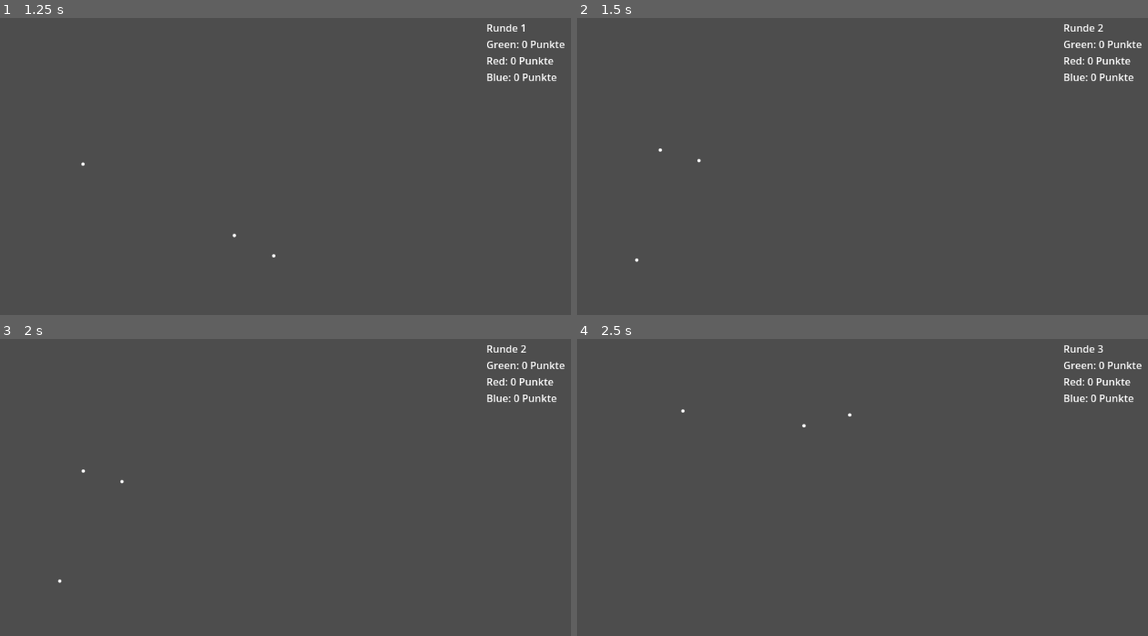
Above: before the commit, frames 1-4 (two rows, left to right).
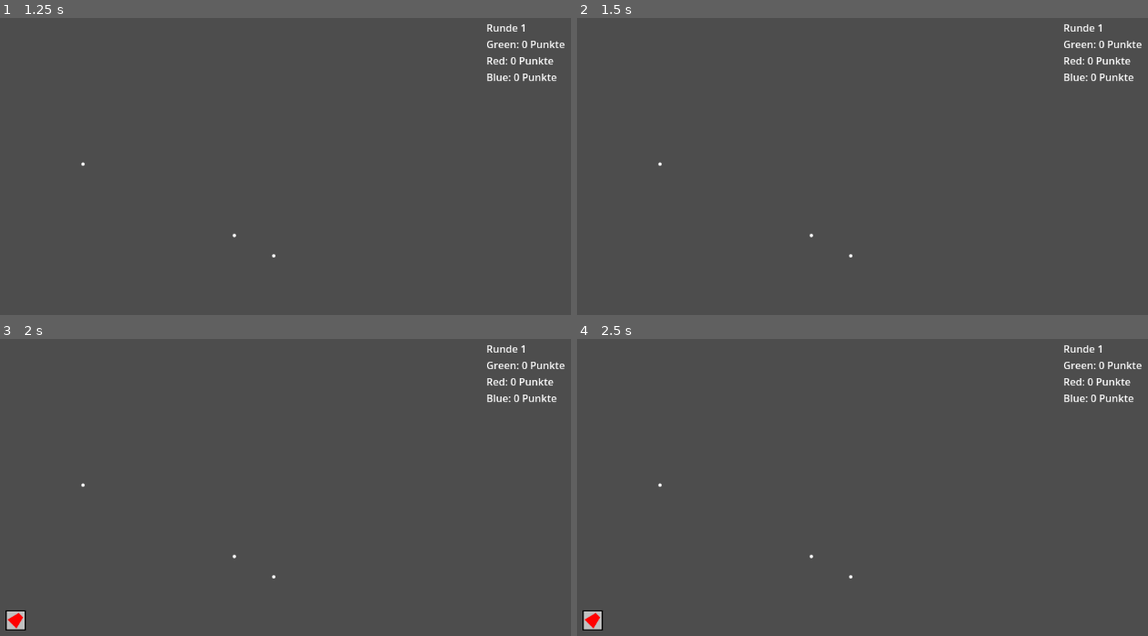
Above: after the commit, the same moments.

Repository: Georg2002/Achtung-die-Kurve
Game: Godot game, scene res://MainScene.tscn
Same seed, same stepped clock (60 frames per second), same inputs: the game is played once before the commit and once after it.
Inputs:
- Up to frame 1 (1.25 s): tap Enter at 0.5 s; hold Right (right) from 0.53 s (still down); tap Space (start) at 0.6 s
- Up to frame 2 (1.5 s): tap Space (start) at 1.25, 1.35 s; release Right (right) at 1.28 s; hold S from 1.28 s (still down)
- Up to frame 3 (2 s): keep holding S
- Up to frame 4 (2.5 s): tap Space (start) at 2, 2.1 s; release S at 2.03 s; hold Right (right) from 2.03 s (still down)

Frame 1 is identical in both runs. In frame 2, less than 0.1% of the frame differs, in the area x 10-93%, y 2-83%; in frame 3, 0.3%; in frame 4, 0.3%, in the area x 0-93%, y 2-99%.

Commit message:
added basic items

Diff:
--- a/CanvasTest.gd
+++ b/CanvasTest.gd
@@ -19,6 +19,8 @@
 var root_view_image : Image
 
 func detectCollision(player : Wurm):
+	if player.gapLengthTimer > 0:
+		return false##no collisions in gaps
 	var radius = player.playerWidth / 2
 	if (player.playerPosition.x < radius or
 	player.playerPosition.y < radius or
@@ -26,18 +28,33 @@
 	viewportSize.y - player.playerPosition.y < radius):
 		return true
 	for y in range(-radius, radius):
-		var x = 2
+		var x = max(player.playerWidth / 2, 2)
 		var offset = Vector2(x, y).rotated(player.playerRotation)
 		var testPos = player.playerPosition + offset
 		if (testPos.x < 0 or testPos.y < 0 or
 		testPos.x > viewportSize.x or testPos.y > viewportSize.y):
 			return true
 		var pixel = root_view_image.get_pixel(testPos.x, testPos.y)
-		#print(pixel)
 		if pixel != Color.BLACK:
 			print(pixel)
 			return true
 	return false
+
+func detectItemCollect(player : Wurm) -> Item:
+	for item in items:
+		var dist = (player.playerPosition - item.position).abs()
+		if dist.x > item.size.x / 2:
+			dist.x -= item.size.x / 2
+		else:
+			dist.x = 0
+		if dist.y > item.size.y / 2:
+			dist.y -= item.size.y / 2
+		else:
+			dist.y = 0
+		if dist.length() < player.playerWidth / 2:
+			return item
+	return null
+
 
 func findPlayer(i : int):
 	for player in players:
@@ -49,9 +66,12 @@
 	for player in players:
 		scoreLabel.text += "\n" + player.name + ": " + str(player.score) + " Punkte"
 
+var itemTimer = 1#0
+var items : Array[Item] = []
+var appliedItems : Array[Item] = []
 # Called every frame. 'delta' is the elapsed time since the previous frame.
 func _process(delta: float) -> void:
-	print(States.keys()[stateVar])
+	#print(States.keys()[stateVar])
 
 	var startPressed = Input.is_action_just_pressed("start")
 	viewport = node.get_viewport()
@@ -61,6 +81,18 @@
 	root_view_image = root_view_tex.get_image()
 
 	if stateVar == States.RUNNING:
+		itemTimer -= delta
+		if itemTimer < 0:
+			itemTimer = 10
+			var newItem = Item.getRandomItem()
+			newItem.position = Vector2(randf_range(Item.size.x, viewportSize.x - Item.size.x),
+			 randf_range(Item.size.y, viewportSize.y - Item.size.y))
+			items.append(newItem)
+		for item in appliedItems:
+			item.doTimestep(delta)
+			if item.isFinished():
+				appliedItems.remove_at(appliedItems.find(item))
+
 		if startPressed:
 			stateVar = States.PAUSED
 			startPressed = false
@@ -76,12 +108,30 @@
 					player.dead = detectCollision(player)
 				if deadTimer > 0:
 					player.move(delta / steps)
+					var collectedItem = detectItemCollect(player)
+					if collectedItem != null:
+						items.remove_at(items.find(collectedItem))
+						if collectedItem.effectType == Item.EffectTypes.POSITIVE:
+							collectedItem.apply(player)
+							player.items.append(collectedItem)
+						elif collectedItem.effectType == Item.EffectTypes.NEGATIVE:
+							appliedItems.append(collectedItem)
+							for otherPlayer in players:
+								if otherPlayer == player:
+									continue
+								collectedItem.apply(otherPlayer)
+								otherPlayer.items.append(collectedItem)
+						elif collectedItem.effectType == Item.EffectTypes.UNIVERSAL:
+							appliedItems.append(collectedItem)
+							for otherPlayer in players:
+								collectedItem.apply(otherPlayer)
+								otherPlayer.items.append(collectedItem)
 
 			if player.dead:
 				playersAlive -= 1
 				deadTimer -= delta
-				if playersAlive == 1:
-					stateVar = States.END
+			#if playersAlive == 1:
+				#stateVar = States.END
 
 	if stateVar == States.PAUSED and startPressed:
 		stateVar = States.RUNNING
@@ -117,6 +167,7 @@
 	if stateVar == States.END_WAITFORCLEAR and Input.is_action_just_pressed("start"):
 		draw_rect(get_viewport_rect(), Color.BLACK, true)
 		stateVar = States.START
+		items.clear()
 		return
 
 	for player in players:
--- /dev/null
+++ b/ItemFatNegative.gd
@@ -0,0 +1,21 @@
+extends Item
+
+class_name ItemFatNegative
+
+func _init():
+	self.texture = ImageTexture.create_from_image(Image.load_from_file("ItemFatNegative.png"))
+	self.effectType = EffectTypes.NEGATIVE
+	pass
+
+func apply(player : Wurm) -> void:
+	player.playerWidth *= 2
+	player.velocity *= 1.5
+	player.omega /= 1.2
+	self.timer = 10
+	pass
+
+func unapply(player : Wurm) -> void:
+	player.playerWidth /= 2
+	player.velocity /= 1.5
+	player.omega *= 1.2
+	pass
--- /dev/null
+++ b/ItemFatPositive.gd
@@ -0,0 +1,21 @@
+extends Item
+
+class_name ItemFatPositive
+
+func _init():
+	self.texture = ImageTexture.create_from_image(Image.load_from_file("ItemFatPositive.png"))
+	self.effectType = EffectTypes.POSITIVE
+	pass
+
+func apply(player : Wurm) -> void:
+	player.playerWidth *= 2
+	player.velocity *= 1.5
+	player.omega /= 1.2
+	self.timer = 10
+	pass
+
+func unapply(player : Wurm) -> void:
+	player.playerWidth /= 2
+	player.velocity /= 1.5
+	player.omega *= 1.2
+	pass
--- /dev/null
+++ b/ItemThinNegative.gd
@@ -0,0 +1,21 @@
+extends Item
+
+class_name ItemThinNegative
+
+func _init():
+	self.texture = ImageTexture.create_from_image(Image.load_from_file("ItemThinNegative.png"))
+	self.effectType = EffectTypes.NEGATIVE
+	pass
+
+func apply(player : Wurm) -> void:
+	player.playerWidth /= 2
+	player.velocity /= 2
+	player.omega *= 1.2
+	self.timer = 10
+	pass
+
+func unapply(player : Wurm) -> void:
+	player.playerWidth *= 2
+	player.velocity *= 2
+	player.omega /= 1.2
+	pass
--- /dev/null
+++ b/ItemThinPositive.gd
@@ -0,0 +1,21 @@
+extends Item
+
+class_name ItemThinPositive
+
+func _init():
+	self.texture = ImageTexture.create_from_image(Image.load_from_file("ItemThinPositive.png"))
+	self.effectType = EffectTypes.POSITIVE
+	pass
+
+func apply(player : Wurm) -> void:
+	player.playerWidth /= 2
+	player.velocity /= 2
+	player.omega *= 1.2
+	self.timer = 10
+	pass
+
+func unapply(player : Wurm) -> void:
+	player.playerWidth *= 2
+	player.velocity *= 2
+	player.omega /= 1.2
+	pass
--- a/Items.gd
+++ b/Items.gd
@@ -1,14 +1,27 @@
-extends Node2D
+class_name Item
 
-class_name Items
+enum EffectTypes {POSITIVE, NEGATIVE, UNIVERSAL}
 
 var id : int
+var timer : float
 
-# Called when the node enters the scene tree for the first time.
-func _ready() -> void:
-	pass # Replace with function body.
+var texture : ImageTexture
+var position : Vector2
+var effectType : EffectTypes
+static var size : Vector2 = Vector2(32, 32)
 
+func apply(_player : Wurm) -> void:
+	pass
 
-# Called every frame. 'delta' is the elapsed time since the previous frame.
-func _process(delta: float) -> void:
+func unapply(_player : Wurm) -> void:
 	pass
+
+func doTimestep(delta : float) -> void:
+	timer -= delta
+
+func isFinished() -> bool:
+	return timer < 0
+
+static var ItemTypes = [ItemThinPositive, ItemThinNegative]#ItemFatPositive, ItemFatNegative
+static func getRandomItem() -> Item:
+	return ItemTypes[randi_range(0, ItemTypes.size() - 1)].new()
--- a/Players.gd
+++ b/Players.gd
@@ -30,7 +30,16 @@
 func get_input():
 	return int(Input.is_key_pressed(self.keyRight)) - int(Input.is_key_pressed(self.keyLeft))
 
+var items : Array[Item] = []
+
 func move(delta):
+		for item in items:
+			if item.effectType == Item.EffectTypes.POSITIVE:#only these apply to a single player
+				item.doTimestep(delta)
+			if item.isFinished():
+				items.remove_at(items.find(item))
+				item.unapply(self)
+
 		self.playerRotation += self.omega * self.get_input() * delta
 		self.playerMovement = self.velocity * delta * Vector2(cos(self.playerRotation), sin(self.playerRotation))
 		self.playerPosition += self.playerMovement
--- a/UpperDrawLayer.gd
+++ b/UpperDrawLayer.gd
@@ -5,11 +5,18 @@
 func _ready() -> void:
 	pass # Replace with function body.
 
+
+
 # Called every frame. 'delta' is the elapsed time since the previous frame.
 func _process(_delta: float) -> void:
+
+
+
 	queue_redraw()
 
 func _draw():
+	for item in primaryNode.items:
+		draw_texture_rect(item.texture, Rect2(item.position - item.size / 2, item.size), false)
 	for player in primaryNode.players:
 		#draw_circle(player.playerPosition, player.playerWidth / 2, player.color)
 		draw_circle(player.playerPosition, player.playerWidth / 2 , Color.WHITE, true, -1, true)
--- a/test.gd
+++ /dev/null
@@ -1,41 +0,0 @@
-extends Node
-var imager : Image
-
-@export var arenaSprite : Sprite2D
-# Called when the node enters the scene tree for the first time.
-func _ready() -> void:
-	var image : Image
-	image = Image.create(1000, 500, false, Image.FORMAT_RGB8)
-	image.fill(Color.AQUAMARINE)
-	#image.save_png("res://dasda.png")
-	var texture : ImageTexture
-	texture = ImageTexture.create_from_image(image)
-	arenaSprite.texture = texture
-	arenaSprite.offset.x = texture.get_width() / 2
-	arenaSprite.offset.y = texture.get_height() / 2
-	imager = image
-
-var position = Vector2(randi_range(0, 999), randi_range(0, 499))
-var rotation = randf_range(0, 2*PI)
-func _get_input():
-	var rotation_direction = Input.get_axis("left", "right")
-	return rotation_direction
-
-func _move(delta):
-	rotation += 4 * _get_input() * delta
-	position += 50 * delta * Vector2(cos(rotation), sin(rotation))
-	position.x = clampf(position.x, 0, 999)
-	position.y = clampf(position.y, 0, 499)
-
-
-# Called every frame. 'delta' is the elapsed time since the previous frame.
-func _process(delta: float) -> void:
-	_move(delta)
-	if imager.get_pixel(position.x, position.y) == Color.AQUAMARINE:
-		imager.set_pixel(position.x, position.y, Color.RED)
-	else:
-		print("dead")
-
-	var texture = ImageTexture.create_from_image(imager)
-	arenaSprite.texture = texture
-	pass
Not shown, added: ItemFatNegative.gd.uid
Binary file added: ItemFatNegative.png
Not shown, added: ItemFatNegative.png.import
Not shown, added: ItemFatPositive.gd.uid
Binary file added: ItemFatPositive.png
Not shown, added: ItemFatPositive.png.import
Not shown, added: ItemThinNegative.gd.uid
Binary file added: ItemThinNegative.png
Not shown, added: ItemThinNegative.png.import
Not shown, added: ItemThinPositive.gd.uid
Binary file added: ItemThinPositive.png
Not shown, added: ItemThinPositive.png.import
(and 2 more such lines)
